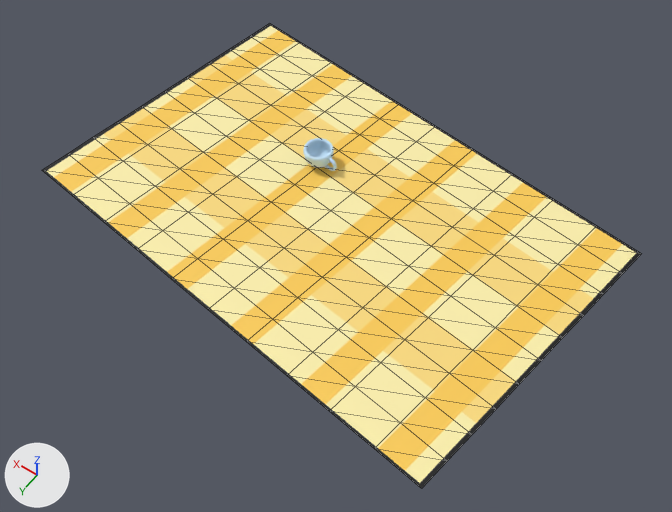
Before and after pictures for a commit that changed the glTF model src/assets/scene/section_1.glb.
Both versions are drawn from a 50 mm lens placed at (-1.03, 1.578, 2.789), pointed at (-0.073, 0.237, 0.683). Lighting does not change. The marker at lower left points along +X, +Y and +Z. Mesh edges are drawn as thin lines on the coarser meshes. Where no turn or scale is listed for an object, it has been applied to the vertices. Vertices at the same position are counted once.

In view in the first picture: 'LogoPart_1'.
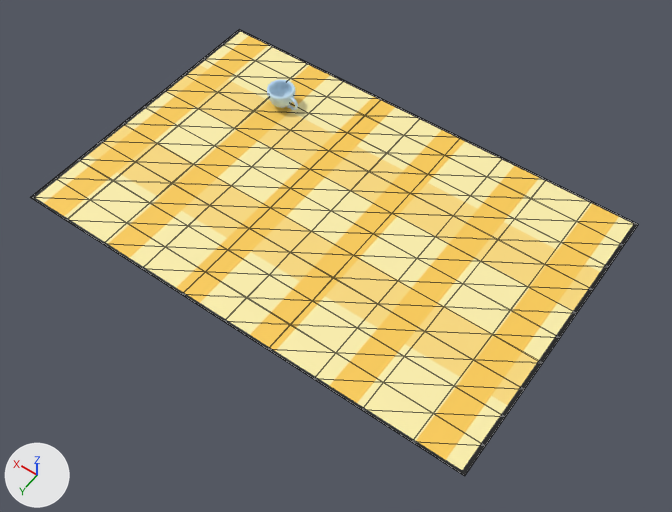
Boxes [x1, y1, x2, y2] around the edits, measured in the pictures (672 x 512 px):
'LogoPart_1', reshaped, turned
    before: [42, 23, 641, 489]
    after: [30, 29, 638, 476]
part 1 of me_mesh, added
    after: [30, 197, 636, 476]

What changed in the scene script:
```text
Change me_mesh:
    used by ob_logopart_1; parent = ob_logo; location = (0.00857, -1.501, -0.33); rotation_euler = (1.571, 0.0, -0.133), in degrees (90, 0, -7.6); scale = (0.0702, 0.0695, 0.0703)
    remove me_mesh.from_pydata(...)  # 121 vertices, 200 faces; spans x -10.5..10.5, y -2.4, z -6.8..6.8
    add me_mesh.from_pydata(...)  # 242 vertices, 480 faces; spans x -10.5..10.5, y -2.4, z -6.8..6.8
    me_mesh part 1
    44 vertices are added at x -10.5..10.5, y -2.4, z -6.8..6.8
    13 new vertices lie (2.1, 0.0, -1.4) away from vertices in x -10.5..6.3, y -2.4, z -2.7..6.8
    15 new vertices lie (2.1, 0.0, -1.3) away from vertices in x -10.5..6.3, y -2.4, z -4.1..5.4
    13 new vertices lie (2.1, 0.0, -1.4) away from vertices in x -8.4..6.3, y -2.4, z -2.7..4.1
    10 new vertices lie (2.1, 0.0, -1.3) away from vertices in x -6.3..6.3, y -2.4, z -4.1..2.7
    9 new vertices lie (2.1, 0.0, -1.4) away from vertices in x -6.3..6.3, y -2.4, z -2.7..1.4
    6 new vertices lie (0.0, 0.0, 1.4) away from vertices in x -2.1..8.4, y -2.4, z -6.8..-4.1
    6 new vertices lie (2.1, 0.0, -1.4) away from vertices in x -2.1..6.3, y -2.4, z -2.7..0.0
    5 new vertices lie (2.1, 0.0, -1.3) away from vertices in x -2.1..6.3, y -2.4, z -1.4
    280 new faces join them
Change ob_logopart_1:
    ob_logopart_1.rotation_euler: (1.571, 0.0, -0.133) -> (1.571, 0.0, -0.00992)  # degrees (90, 0, -7.6) -> degrees (90, 0, -0.6)
```
